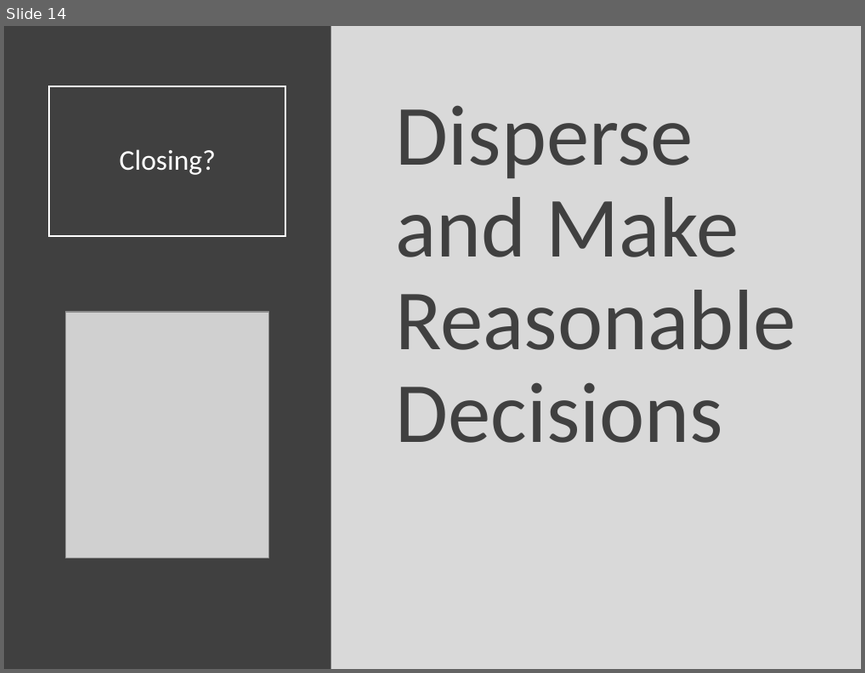
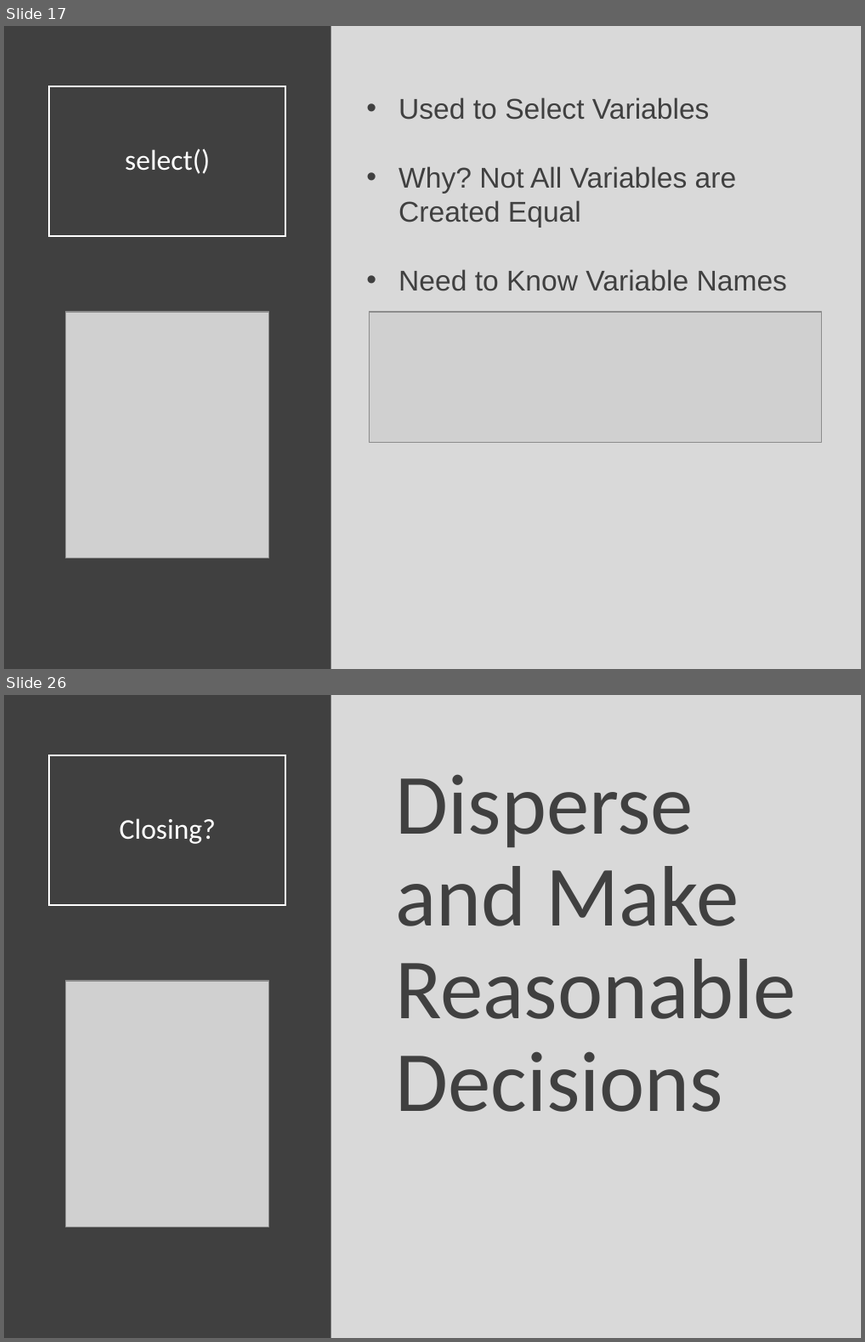
Before and after one commit to Yixf-Self/STOR320_WEBSITE, a slide deck: Lectures/Lecture 4/Lecture 4.pptx. Shown one above the other, each under a label of ours: slide 14 before the commit, slides 17 and 26 after it; the slides between them are not shown. The pictures are 865x673 and 865x1342 pixels, drawn with LibreOffice and Linux fonts; fonts in the diff are those of the drawing; grey boxes stand for pictures. Boxes give left, top, right and bottom in pixels: in the first picture for what was removed or moved away, otherwise in the second. Text is boxed around its words. In the diff, an @@ line names an element or a change of style, - is before the commit and + after.

```diff
--- a/Lectures/Lecture 4/Lecture 4.pptx
+++ b/Lectures/Lecture 4/Lecture 4.pptx
@@ slide 17 added at box(4, 26, 861, 669), background #D9D9D9 @@
@@ rectangle added at box(4, 26, 331, 669), fill #404040 @@
@@ title added at box(49, 86, 286, 236), outline #FFFFFF 1.5 pt, 24 pt, text #FFFFFF @@
+select()
@@ text added at box(398, 97, 787, 291), 24 pt, text #404040 @@
+• Used to Select Variables
+• Why? Not All Variables are Created Equal
+• Need to Know Variable Names
@@ picture added at box(66, 312, 268, 557) @@
@@ picture added at box(369, 312, 822, 442) @@
@@ what was slide 14 is now slide 26 @@
```
Also in this commit, not shown: 2 slides changed, 11 other slides added, 3 other files.
